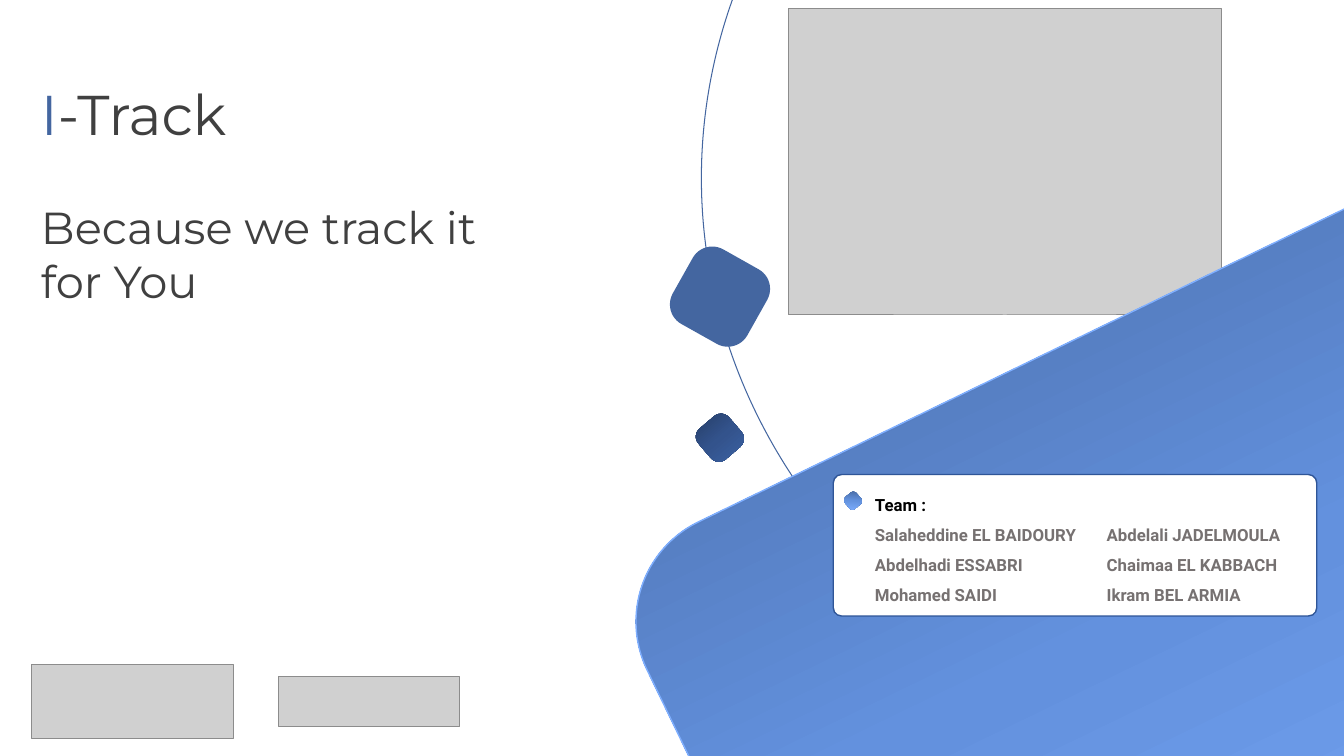
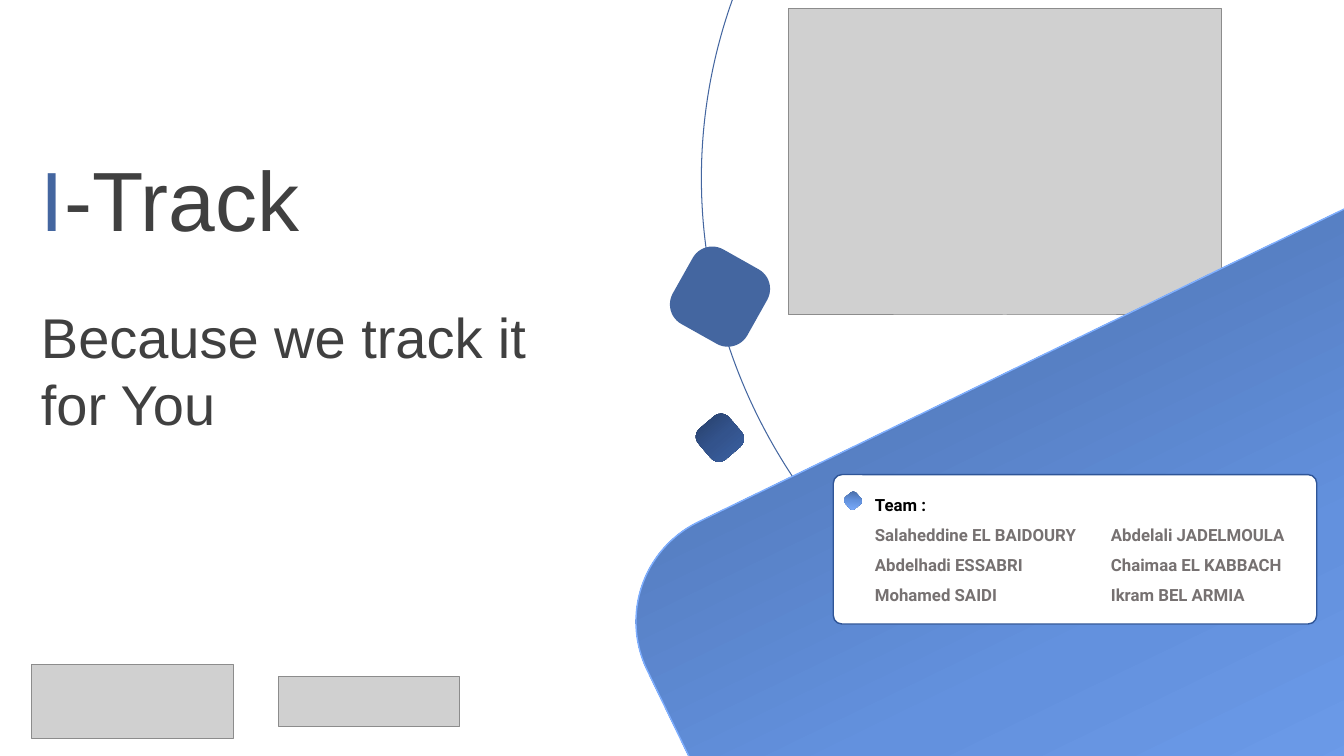
Before and after one commit to MiSalah/Real-Time-Data-Streaming-Analytics-System-for-tracking-Pedestrians, a slide deck: slide 1 of Progress' Presentations/Etat d'avancement - S1.pptx (slide 2 before the commit). Drawn at 1344x756 pixels with LibreOffice and Linux fonts; fonts in the diff are those of the drawing; grey boxes stand for pictures. Boxes give left, top, right and bottom in pixels: in the first picture for what was removed or moved away, otherwise in the second. Text is boxed around its words. In the diff, an @@ line names an element or a change of style, - is before the commit and + after.

```diff
--- a/Progress' Presentations/Etat d'avancement - S1.pptx
+++ b/Progress' Presentations/Etat d'avancement - S1.pptx
@@ text "I-Track": place and size @@
-text "I-Track" at (41, 93, 476, 298)
+text "I-Track" at (41, 170, 526, 426)
@@ text "I-Track" at (41, 170, 526, 426): size 40 to 60 pt in "I-Track"; font Montserrat to Arial; size 32 to 40 pt in "Because we track it", "for You" @@
@@ rounded rectangle: place and size @@
-rounded rectangle at (834, 475, 1318, 616)
+rounded rectangle at (834, 475, 1318, 624)
@@ text "Team :" rewrapped from (875, 499, 1277, 601) to (875, 499, 1281, 601) @@
```
Also in this commit, not shown: 1 other slide changed, 1 slide added, 1 slide removed.
